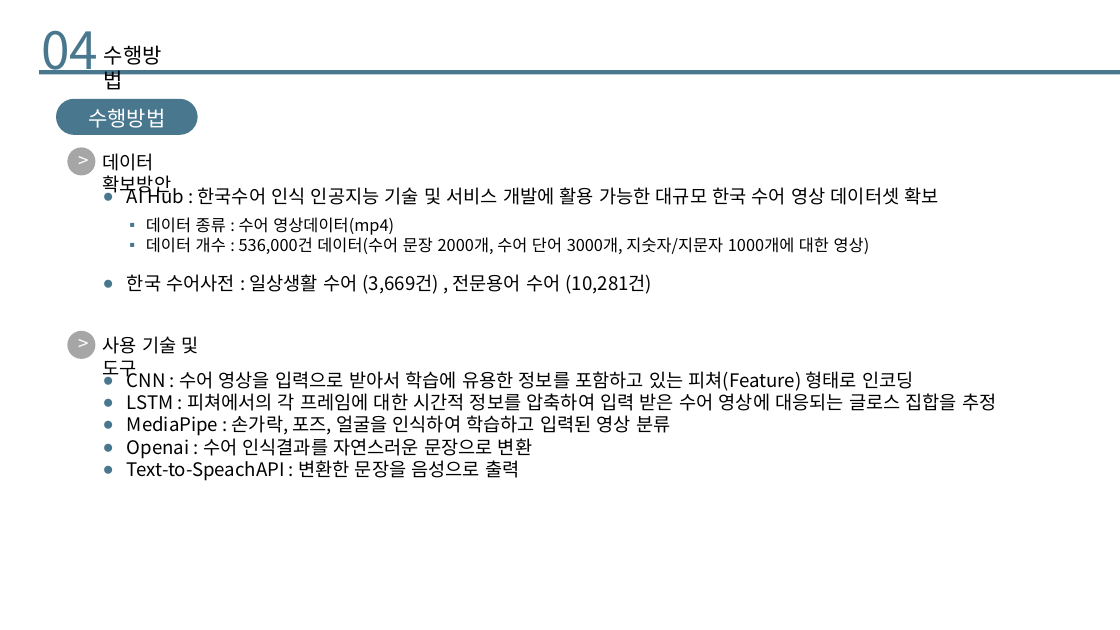
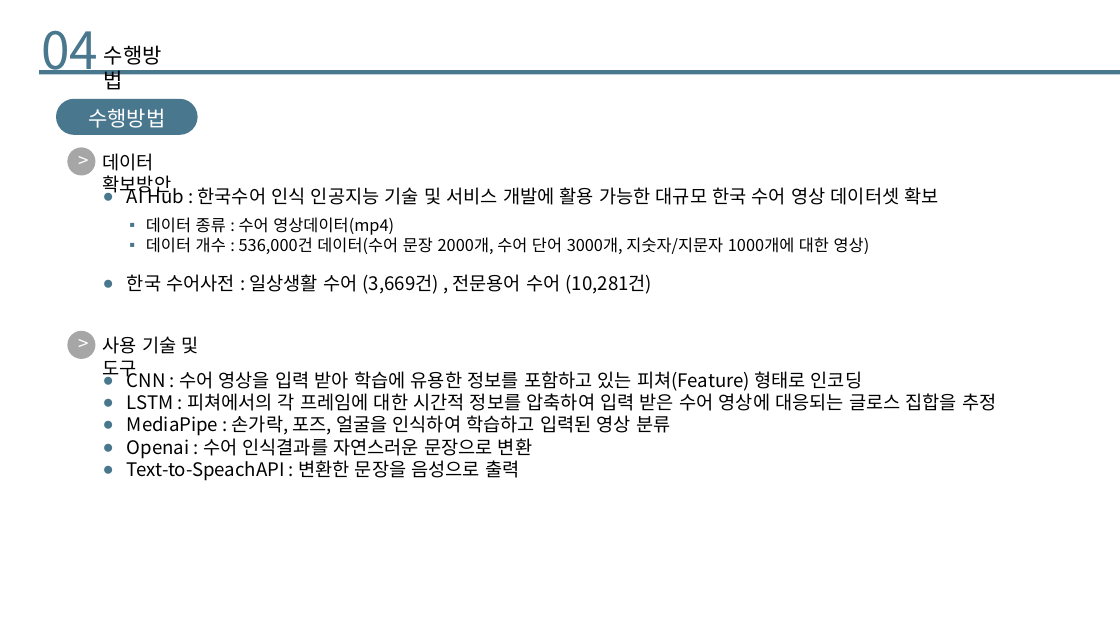
Before and after one commit to SeeUSoon93/final_project, a slide deck: slide 11 of Project/01. Document/실전 프로젝트 기획발표.pptx. Drawn at 1120x630 pixels with LibreOffice and Linux fonts; fonts in the diff are those of the drawing. Boxes give left, top, right and bottom in pixels: in the first picture for what was removed or moved away, otherwise in the second. Text is boxed around its words. In the diff, an @@ line names an element or a change of style, - is before the commit and + after.

```diff
--- a/Project/01. Document/실전 프로젝트 기획발표.pptx
+++ b/Project/01. Document/실전 프로젝트 기획발표.pptx
@@ text at (127,368,862,391): text changed @@
-● CNN : 수어 영상을 입력으로 받아서 학습에 유용한 정보를 포함하고 있는 피쳐(Feature) 형태로 인코딩
+● CNN : 수어 영상을 입력 받아 학습에 유용한 정보를 포함하고 있는 피쳐(Feature) 형태로 인코딩
```
Also in this commit, not shown: 10 other slides changed, 1 slide removed, 3 other files.
